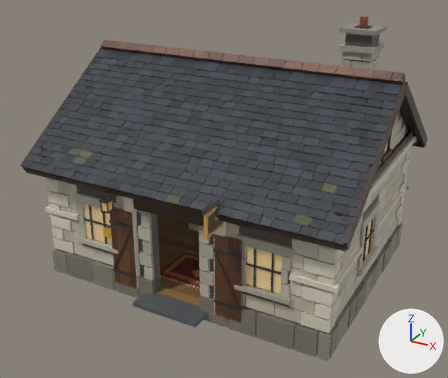
The glTF model assets/models/bank.glb: old version first, new version second.
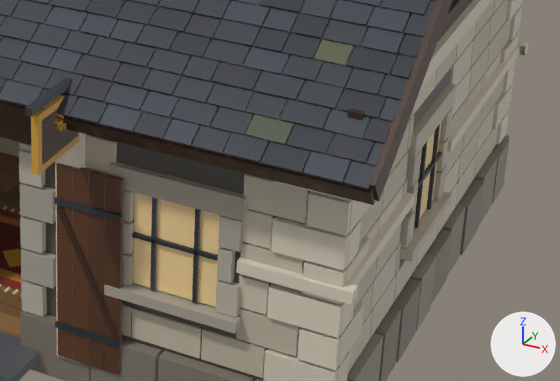
The first picture shows the older version from a 50 mm lens placed at (8.46, -16.12, 10.23), pointed at (0.02, -0.78, 2.56). The close-ups show the older and then the newer version on the part from 43% to 94% of the width and 44% to 86% of the height of that picture. Only the edits that show in the close-ups are written down. The axes (+X, +Y, +Z) are drawn at lower right. The lights are the same throughout.

Before the edit, the objects in view are built like this:
```python
me_bank_glass = bpy.data.meshes.new('bank_glass')
me_bank_glass.from_pydata(...)  # 80 vertices, 120 faces; spans x -4.59..4.59, y -3.53..1.1, z 1.34..4.9
me_bank_glass.materials.append(mat_defaultmaterial)
me_bank_interior = bpy.data.meshes.new('bank_interior')
me_bank_interior.from_pydata(...)  # 3096 vertices, 4794 faces; spans x -4.22..4.2, y -3.5..3.35, z 0.11..2.86
me_bank_interior.materials.append(mat_defaultmaterial_002)
me_bank_shell = bpy.data.meshes.new('bank_shell')
me_bank_shell.from_pydata(...)  # 13605 vertices, 17638 faces; spans x -4.97..4.97, y -4.62..4.16, z -0.2..7.52
me_bank_shell.materials.append(mat_defaultmaterial_004)
ob_bank_glass = bpy.data.objects.new('bank_glass', me_bank_glass)
ob_bank_glass.location = (0.0, 0.0, 0.0)
ob_bank_interior = bpy.data.objects.new('bank_interior', me_bank_interior)
ob_bank_interior.location = (0.0, 0.0, 0.0)
ob_bank_shell = bpy.data.objects.new('bank_shell', me_bank_shell)
ob_bank_shell.location = (0.0, 0.0, 0.0)
```
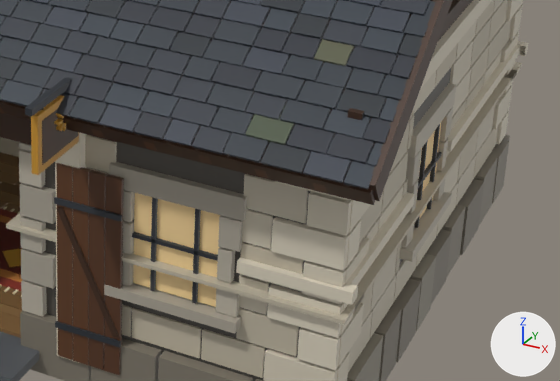
Where the change shows, as pixel boxes [x1, y1, x2, y2] in the close-ups (560 x 381 px):
'bank_cap', added: after [6, 62, 522, 325]

The edits, one by one:
Mesh me_bank_cap is new.
It has 80 vertices, 120 faces and spans x -4.65..4.65, y -3.65..3.65, z 1.65..1.71.
It uses material mat_defaultmaterial.
Object 'bank_cap' (ob_bank_cap) is new; it shows me_bank_cap.
Its location is (0.0, 0.0, 0.0).
